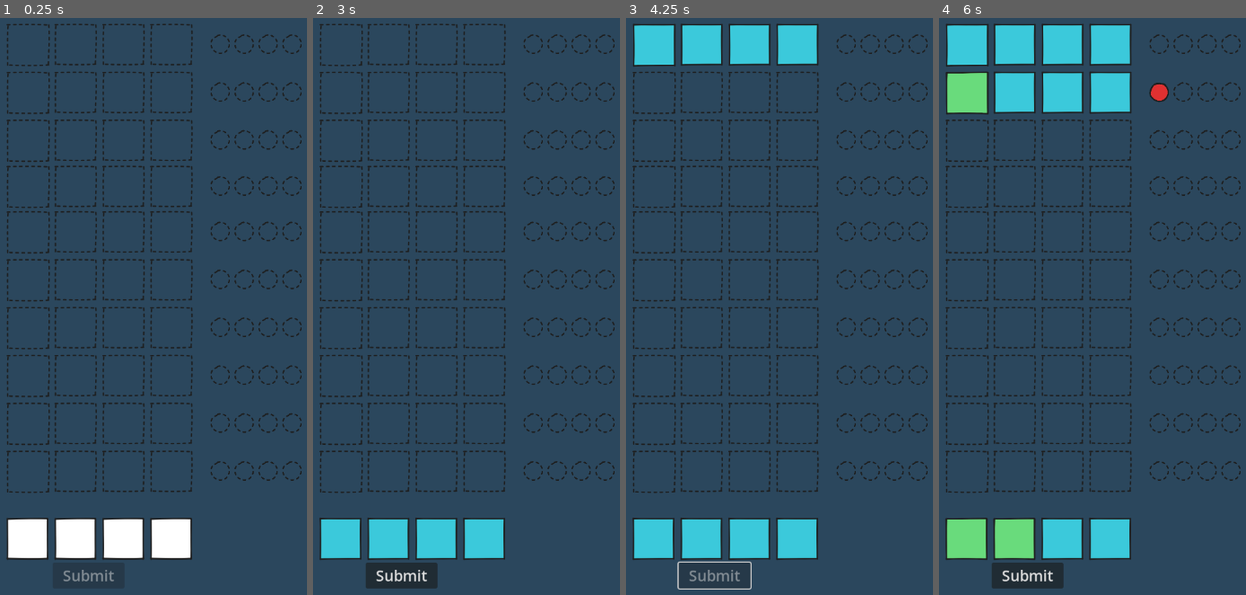
Above: before the commit, frames 1-4 (left to right).
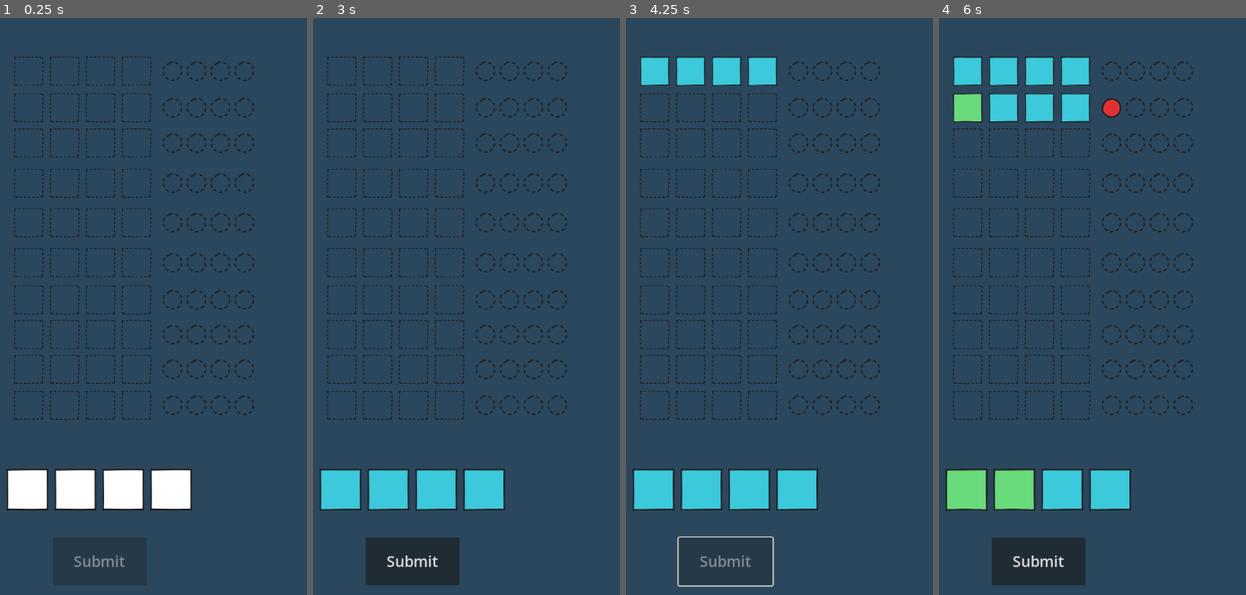
Above: after the commit, the same moments.

Repository: mromphf/mastermind
Game: Godot game, scene res://root.tscn
Two runs of this game, one before a commit and one after it. Both use one fixed random seed, a clock stepped at 60 frames per second and the inputs below.
Inputs (mouse positions are in pixels of both pictures, inside the frame that each line leads up to; where the layout moved, square brackets give the same spot in the first picture):
- Up to frame 1 (0.25 s): no input
- Up to frame 2 (3 s): click (340, 491) [340, 537] at 0.5 s; click (389, 491) [389, 537] at 1.25 s; click (438, 491) [438, 537] at 2 s; click (484, 491) [484, 537] at 2.75 s
- Up to frame 3 (4.25 s): click "Submit" at 3.5 s
- Up to frame 4 (6 s): click (966, 491) [966, 537] at 4.25 s; click "Submit" at 5 s; click (1015, 491) [1015, 537] at 5.75 s

The runs differ from the first frame. In frame 1, 15% of the frame differs, in the area x 2-99%, y 0-98%; in frame 2, 15%; in frame 3, 19%; in frame 4, 22%, in the area x 2-99%, y 0-99%.

Commit message:
Decrease board size.

Diff:
--- a/Board.tscn
+++ b/Board.tscn
@@ -20,35 +20,36 @@
 layout_mode = 3
 anchors_preset = 0
 offset_left = 400.0
-offset_right = 800.0
-offset_bottom = 800.0
+offset_top = 40.0
+offset_right = 880.0
+offset_bottom = 720.0
 
 [node name="output1" parent="OutputHousing" instance=ExtResource("1_2df6f")]
-position = Vector2(40, 18)
+position = Vector2(40, 21)
 
 [node name="output2" parent="OutputHousing" instance=ExtResource("1_2df6f")]
-position = Vector2(40, 98)
+position = Vector2(40, 82)
 
 [node name="output3" parent="OutputHousing" instance=ExtResource("1_2df6f")]
-position = Vector2(40, 178)
+position = Vector2(40, 141)
 
 [node name="output4" parent="OutputHousing" instance=ExtResource("1_2df6f")]
-position = Vector2(40, 255)
+position = Vector2(40, 208)
 
 [node name="output5" parent="OutputHousing" instance=ExtResource("1_2df6f")]
-position = Vector2(40, 331)
+position = Vector2(40, 274)
 
 [node name="output6" parent="OutputHousing" instance=ExtResource("1_2df6f")]
-position = Vector2(40, 411)
+position = Vector2(40, 341)
 
 [node name="output7" parent="OutputHousing" instance=ExtResource("1_2df6f")]
-position = Vector2(40, 491)
+position = Vector2(40, 403)
 
 [node name="output8" parent="OutputHousing" instance=ExtResource("1_2df6f")]
-position = Vector2(40, 571)
+position = Vector2(40, 461)
 
 [node name="output9" parent="OutputHousing" instance=ExtResource("1_2df6f")]
-position = Vector2(40, 651)
+position = Vector2(40, 519)
 
 [node name="output10" parent="OutputHousing" instance=ExtResource("1_2df6f")]
-position = Vector2(40, 731)
+position = Vector2(40, 579)
--- a/HUD.tscn
+++ b/HUD.tscn
@@ -12,9 +12,9 @@
 [node name="Submit" type="Button" parent="."]
 layout_mode = 2
 offset_left = 520.0
-offset_top = 922.0
-offset_right = 640.0
-offset_bottom = 965.0
+offset_top = 880.0
+offset_right = 677.0
+offset_bottom = 960.0
 theme_override_font_sizes/font_size = 25
 disabled = true
 text = "Submit"
@@ -64,30 +64,30 @@
 [node name="Selector1" parent="Selections" instance=ExtResource("2_f1ncc")]
 layout_mode = 2
 offset_left = 440.0
-offset_top = 842.0
+offset_top = 760.0
 offset_right = 517.0
-offset_bottom = 922.0
+offset_bottom = 840.0
 
 [node name="Selector2" parent="Selections" instance=ExtResource("2_f1ncc")]
 layout_mode = 2
 offset_left = 520.0
-offset_top = 842.0
+offset_top = 760.0
 offset_right = 597.0
-offset_bottom = 922.0
+offset_bottom = 840.0
 
 [node name="Selector3" parent="Selections" instance=ExtResource("2_f1ncc")]
 layout_mode = 2
 offset_left = 600.0
-offset_top = 842.0
+offset_top = 760.0
 offset_right = 680.0
-offset_bottom = 922.0
+offset_bottom = 840.0
 
 [node name="Selector4" parent="Selections" instance=ExtResource("2_f1ncc")]
 layout_mode = 2
 offset_left = 680.0
-offset_top = 842.0
+offset_top = 760.0
 offset_right = 757.0
-offset_bottom = 921.0
+offset_bottom = 839.0
 
 [node name="Snap" type="AudioStreamPlayer" parent="."]
 stream = ExtResource("3_ph00s")
--- a/output.tscn
+++ b/output.tscn
@@ -10,52 +10,53 @@
 [node name="Input" type="Control" parent="."]
 layout_mode = 3
 anchors_preset = 0
-offset_right = 320.0
+offset_right = 260.0
 offset_bottom = 80.0
 
 [node name="Box1" type="Sprite2D" parent="Input"]
-position = Vector2(39.25, 39.25)
-scale = Vector2(0.50974, 0.50974)
+position = Vector2(40, 40)
+scale = Vector2(0.35, 0.35)
 texture = ExtResource("1_u66y8")
 
 [node name="Box2" type="Sprite2D" parent="Input"]
-position = Vector2(118.5, 38.5)
-scale = Vector2(0.5, 0.5)
+position = Vector2(100, 40)
+scale = Vector2(0.35, 0.35)
 texture = ExtResource("1_u66y8")
 
 [node name="Box3" type="Sprite2D" parent="Input"]
-position = Vector2(198.5, 38.5)
-scale = Vector2(0.5, 0.5)
+position = Vector2(160, 40)
+scale = Vector2(0.35, 0.35)
 texture = ExtResource("1_u66y8")
 
 [node name="Box4" type="Sprite2D" parent="Input"]
-position = Vector2(278.5, 38.5)
-scale = Vector2(0.5, 0.5)
+position = Vector2(220, 40)
+scale = Vector2(0.35, 0.35)
 texture = ExtResource("1_u66y8")
 
 [node name="Hints" type="Control" parent="."]
 layout_mode = 3
 anchors_preset = 0
-offset_left = 320.0
-offset_right = 520.0
-offset_bottom = 78.0
+offset_left = 260.0
+offset_top = 20.0
+offset_right = 420.0
+offset_bottom = 61.0
 
 [node name="Hint1" type="Sprite2D" parent="Hints"]
-position = Vector2(40, 38)
+position = Vector2(20.25, 20.25)
 scale = Vector2(0.5, 0.5)
 texture = ExtResource("2_ij8el")
 
 [node name="Hint2" type="Sprite2D" parent="Hints"]
-position = Vector2(80, 38)
+position = Vector2(60.25, 20.25)
 scale = Vector2(0.5, 0.5)
 texture = ExtResource("2_ij8el")
 
 [node name="Hint3" type="Sprite2D" parent="Hints"]
-position = Vector2(120, 38)
+position = Vector2(100.25, 20.25)
 scale = Vector2(0.5, 0.5)
 texture = ExtResource("2_ij8el")
 
 [node name="Hint4" type="Sprite2D" parent="Hints"]
-position = Vector2(160, 38)
+position = Vector2(140.25, 20.25)
 scale = Vector2(0.5, 0.5)
 texture = ExtResource("2_ij8el")
